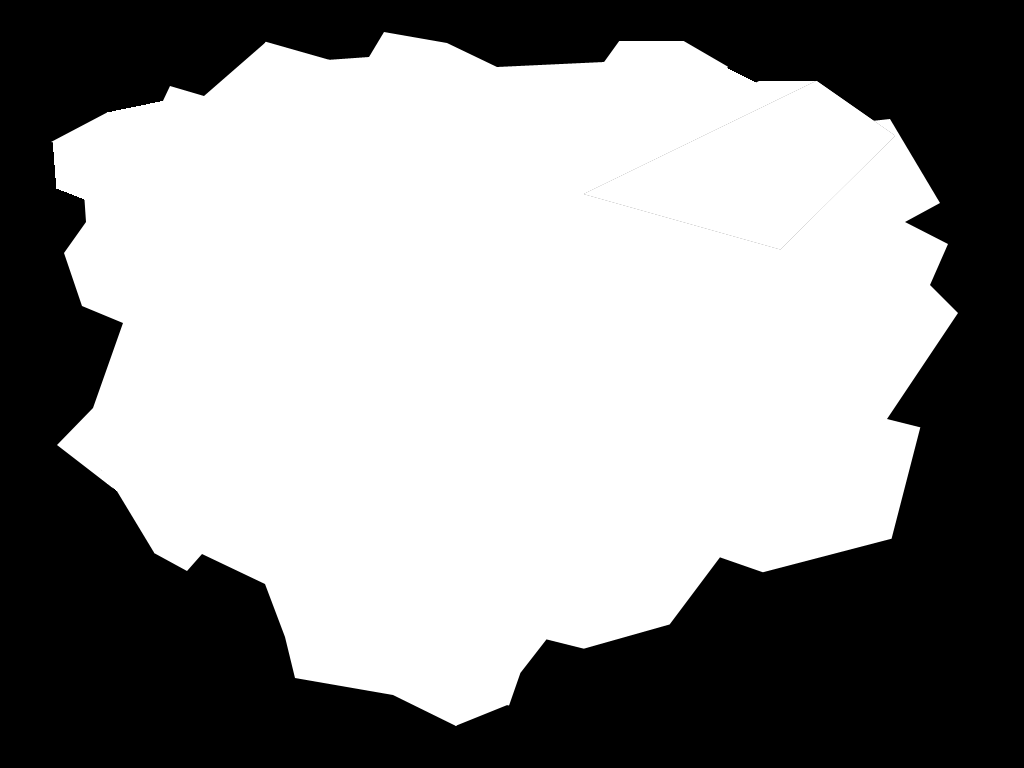
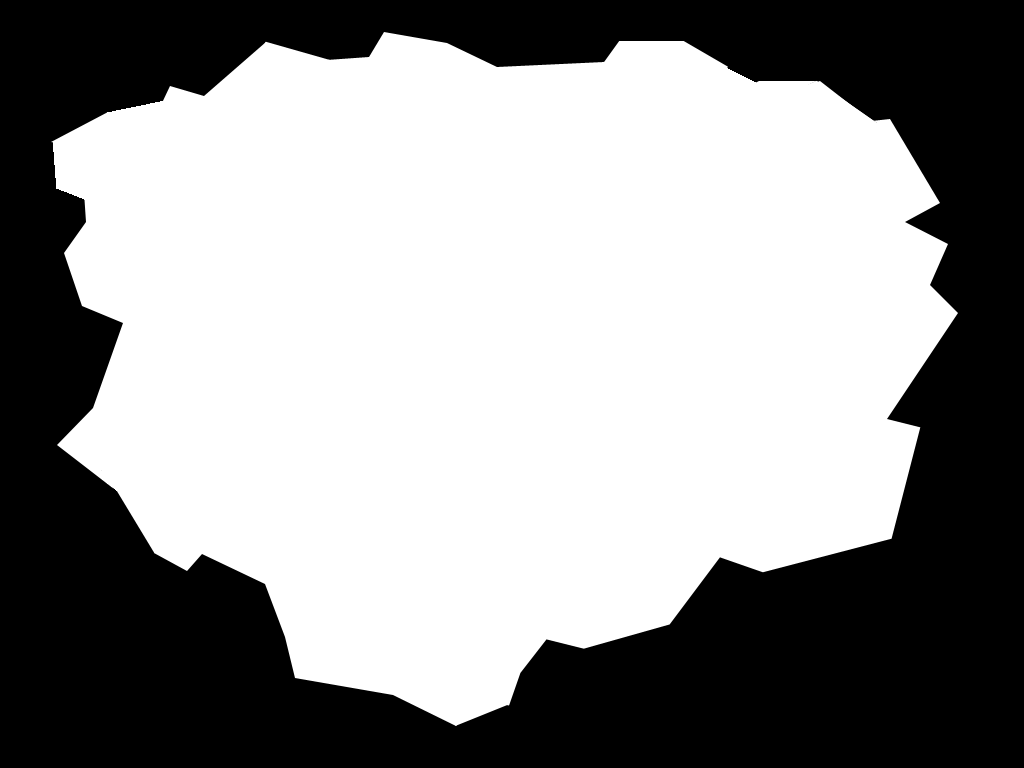
Two versions of the same layered image (1024px x 768px). Layer-by-layer changes:
painted on "Layer 1" over [584, 81, 896, 250]
